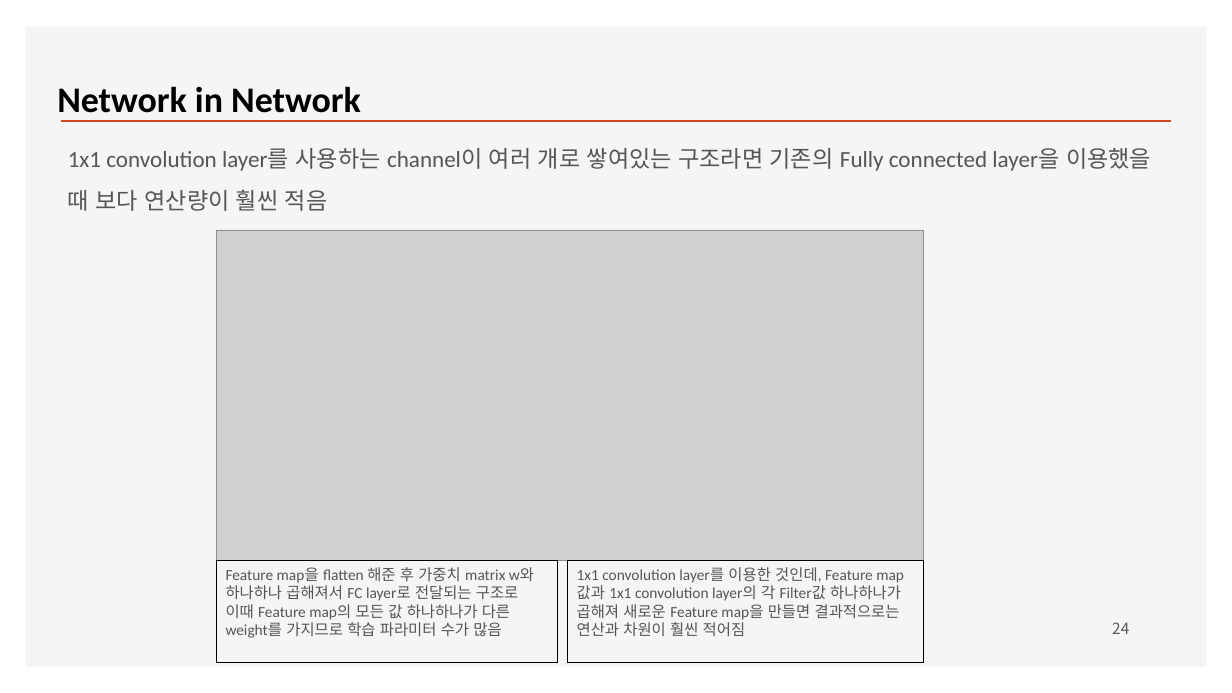
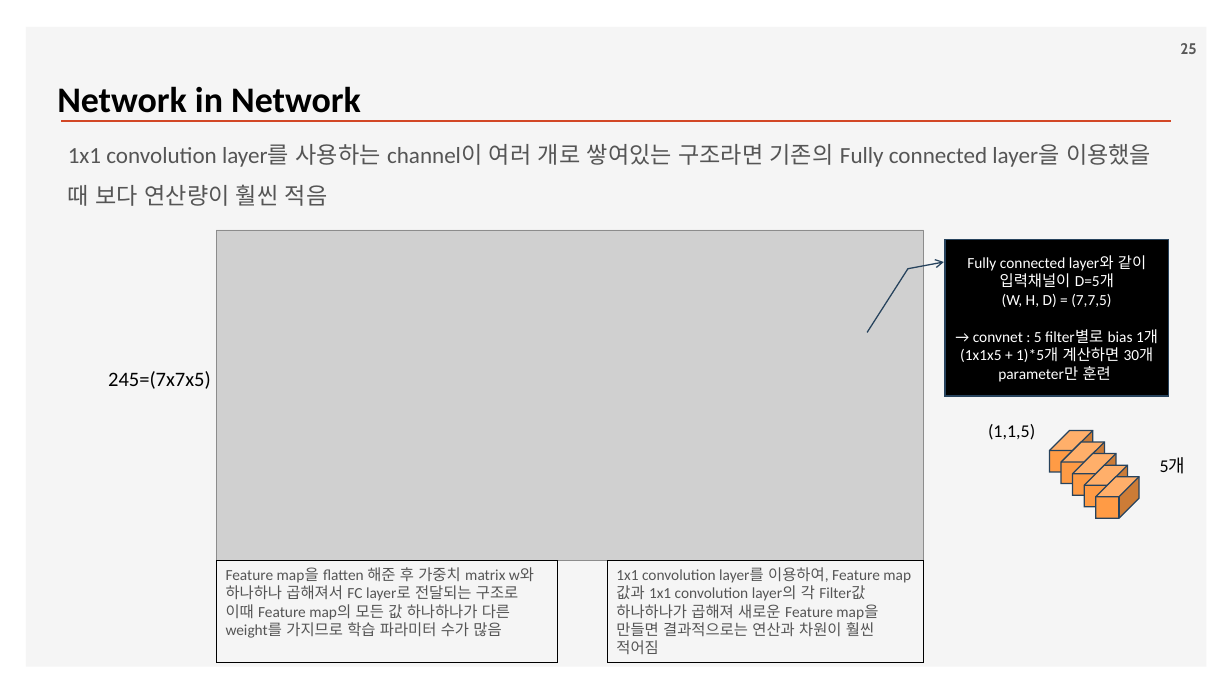
Before and after one commit to ancestor9/2026_Fall_Deep-Learning-with-Python, a slide deck: slide 25 of Chapter 09 ConvNet architecture patterns.pptx (slide 24 before the commit). Drawn at 1232x693 pixels with LibreOffice and Linux fonts; fonts in the diff are those of the drawing; grey boxes stand for pictures; background and template pictures are left out. Boxes give left, top, right and bottom in pixels: in the first picture for what was removed or moved away, otherwise in the second. Text is boxed around its words. In the diff, an @@ line names an element or a change of style, - is before the commit and + after.

```diff
--- a/Chapter 09 ConvNet architecture patterns.pptx
+++ b/Chapter 09 ConvNet architecture patterns.pptx
@@ page number added at box(1180, 43, 1196, 54), 12 pt, text #595959, bold @@
+25
@@ text "1x1 convolution layer를 사용하는 channel이 ...": place and size @@
-text "1x1 convolution layer를 사용하는 channel이 ..." at box(68, 148, 1151, 211)
+text "1x1 convolution layer를 사용하는 channel이 ..." at box(68, 144, 1151, 206)
@@ border callout added at box(945, 239, 1169, 396), fill #000000, outline #28445D 1 pt, 12 pt, text #FFFFFF @@
+Fully connected layer와 같이 입력채널이 D=5개
+(W, H, D) = (7,7,5)
+→ convnet : 5 filter별로 bias 1개 (1x1x5 + 1)*5개 계산하면 30개 parameter만 훈련
@@ text added at box(108, 371, 211, 389), 16 pt, text #000000 @@
+245=(7x7x5)
@@ text added at box(988, 424, 1035, 440), 14 pt, text #000000 @@
+(1,1,5)
@@ group added at box(1050, 431, 1140, 518): 5 cubes @@
@@ text added at box(1160, 457, 1186, 474), 14 pt, text #000000 @@
+5개
@@ rectangle "1x1 convolution layer를 이용하여, Feature ...": place and size @@
-rectangle "1x1 convolution layer를 이용하여, Feature ..." at box(567, 560, 923, 663)
+rectangle "1x1 convolution layer를 이용하여, Feature ..." at box(607, 560, 923, 663)
@@ text in rectangle at box(616, 567, 880, 654): text changed @@
-1x1 convolution layer를 이용한 것인데, Feature map값과 1x1 convolution layer의 각 Filter값 하나하나가 곱해져 새로운 Feature map을 만들면 결과적으로는 연산과 차원이 훨씬 적어짐
+1x1 convolution layer를 이용하여, Feature map값과 1x1 convolution layer의 각 Filter값 하나하나가 곱해져 새로운 Feature map을 만들면 결과적으로는 연산과 차원이 훨씬 적어짐
@@ page number removed at box(1112, 622, 1129, 634) @@
-24
```
Also in this commit, not shown: 11 other slides changed.
